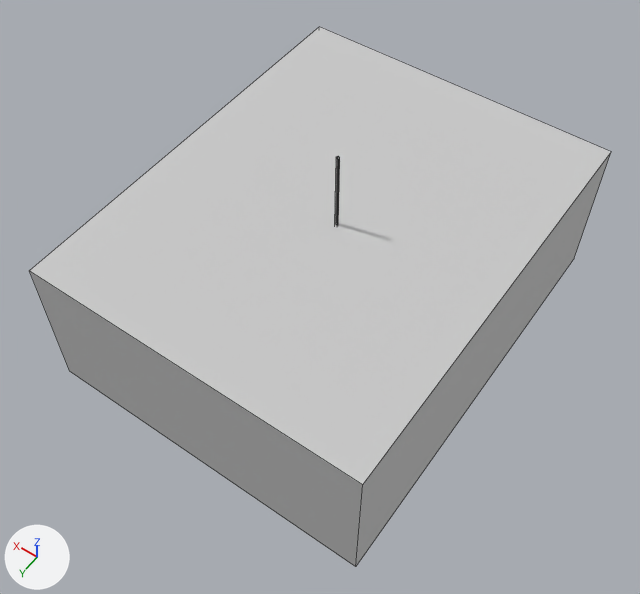
The FBX model LastNightOfJohnDoe/Assets/FBX/Rooms/Dormitorio_GEO.FBX: old version first, new version second.
Rendered twice from a camera (50 mm lens) standing at (-20.08, 14.89, 14.19) and looking at (-14.36, 6.88, 1.61). The lights are fixed; the arrows at lower left show +X, +Y and +Z. Mesh edges are drawn as thin lines. Where no turn or scale is listed for an object, it has been applied to the vertices. Vertices at the same position are counted once.

In view in the first picture: 'Dormitorio_GEO', 'LAMPARA_GEO003'.
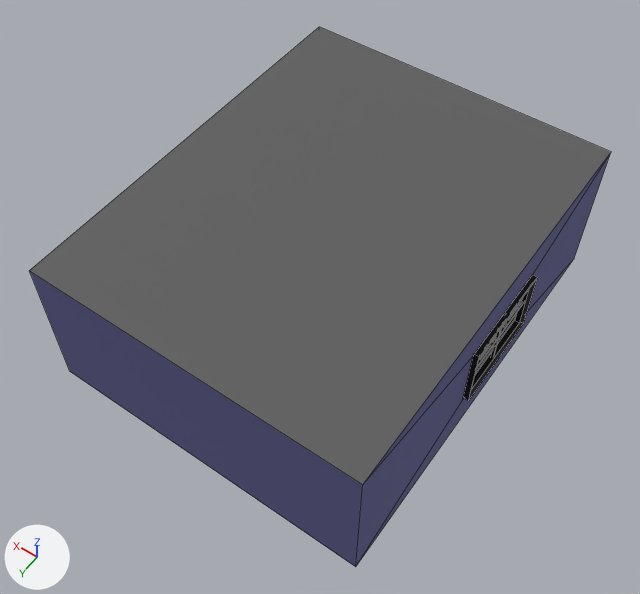
Where the newer file only moved an object's origin or applied its transform, the numbers keep the older frame.

What differs and where, as boxes [x1, y1, x2, y2] in the pictures (640 x 594 px):
'VENTANA_GEO005', added (black): after [463, 275, 538, 401]
'LAMPARA_GEO003', deleted: before [335, 156, 340, 225]
part 1 of me_mesh, built on: [356, 152, 611, 566] in both
part 2 of me_mesh, recoloured (grey to blue): [29, 271, 363, 567] in both
part 3 of me_mesh, recoloured: after [463, 304, 519, 399]
part 4 of me_mesh, recoloured: [29, 27, 610, 485] in both

The change in detail:
Material 'PAREDES_MAT' (mat_paredes_mat) is new.
Its base color is (0.118, 0.114, 0.286) (blue #605f92).
Its roughness is 0.859.
Material 'TECHO_MAT' (mat_techo_mat) is new.
Its base color is (0.114, 0.114, 0.114) (dark grey #5f5f5f).
Its roughness is 0.859.
Material 'Suelo_MAT' (mat_suelo_mat) is new.
Its base color is (0.0431, 0.0314, 0.0314) (black #3b3232).
Its roughness is 0.859.
Material 'MARCO_MAT' (mat_marco_mat) is new.
Its base color is (0.0, 0.0, 0.0) (black #000000).
Its roughness is 0.859.
me_mesh is used by ob_dormitorio_geo; location (-14.09, 5.3, 0.0).
Verts and faces of me_mesh; kept vertices keep their numbers, new ones are numbered from 8.
Before the commit, vertices of me_mesh: 0 (-3.28, -3.38, 0.0) at pixel (574, 258), 2 (-3.28, 4.79, 0.0) at pixel (355, 566), 4 (-3.28, -3.38, 3.0) at pixel (611, 151), 6 (-3.28, 4.79, 3.0) at pixel (362, 484).
me_mesh had 8 vertices, 6 faces and spanned x -3.28..3.28, y -3.38..4.79, z 0.0..3.0.
me_mesh now has 12 vertices, 9 faces and spans x -3.28..3.28, y -3.38..4.79, z 0.0..3.0.
Part 1, on me_mesh:
Faces deleted: (0, 2, 6, 4).
New vertex 8 is at (-3.28, -0.55, 0.85).
New vertex 9 is at (-3.28, 1.5, 0.85), pixel (462, 399).
New vertex 10 is at (-3.28, 1.5, 2.21), pixel (473, 355).
New vertex 11 is at (-3.28, -0.55, 2.21), pixel (531, 276).
New faces: (0, 2, 9, 8), (2, 6, 10, 9), (4, 11, 10, 6), (0, 8, 11, 4) (mat_paredes_mat (blue #605f92)).
me_mesh part 2: 3 faces spanning x -3.28..3.28, y -3.38..4.79, z 0.0..3.0 switch from mat_dormitorio_mat (light grey #cacaca) to mat_paredes_mat (blue #605f92).
me_mesh part 3: 1 face spanning x -3.28..3.28, y -3.38..4.79, z 0.0 switches from mat_dormitorio_mat (light grey #cacaca) to mat_suelo_mat (black #3b3232).
me_mesh part 4: 1 face spanning x -3.28..3.28, y -3.38..4.79, z 3.0 switches from mat_dormitorio_mat (light grey #cacaca) to mat_techo_mat (dark grey #5f5f5f).
me_mesh now uses material mat_suelo_mat (black #3b3232).
me_mesh now uses material mat_techo_mat (dark grey #5f5f5f).
Mesh me_mesh_008_1 is new.
It has 32 vertices, 28 faces and spans x -0.19..0.0, y -1.02..1.04, z -0.67..0.68.
It uses material mat_marco_mat (black #000000).
Object 'LAMPARA_GEO003' (ob_lampara_geo003) is deleted.
Object 'VENTANA_GEO005' (ob_ventana_geo005) is new; it shows me_mesh_008_1.
Its location is (-17.28, 5.74, 1.55).
